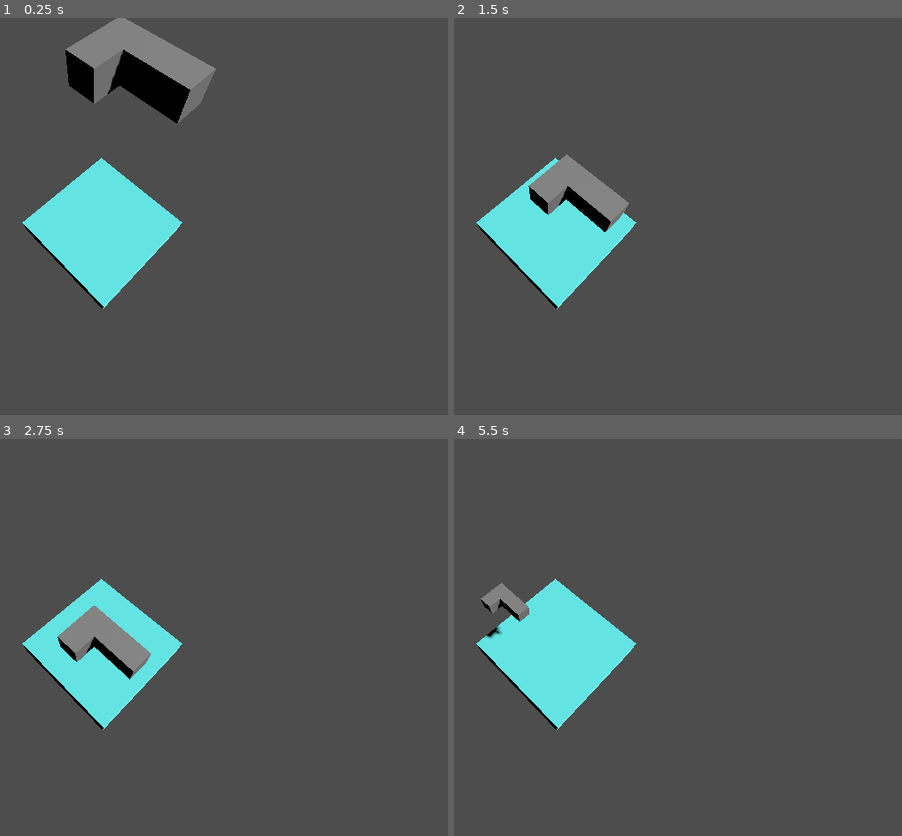
Above: before the commit, frames 1-4 (two rows, left to right).
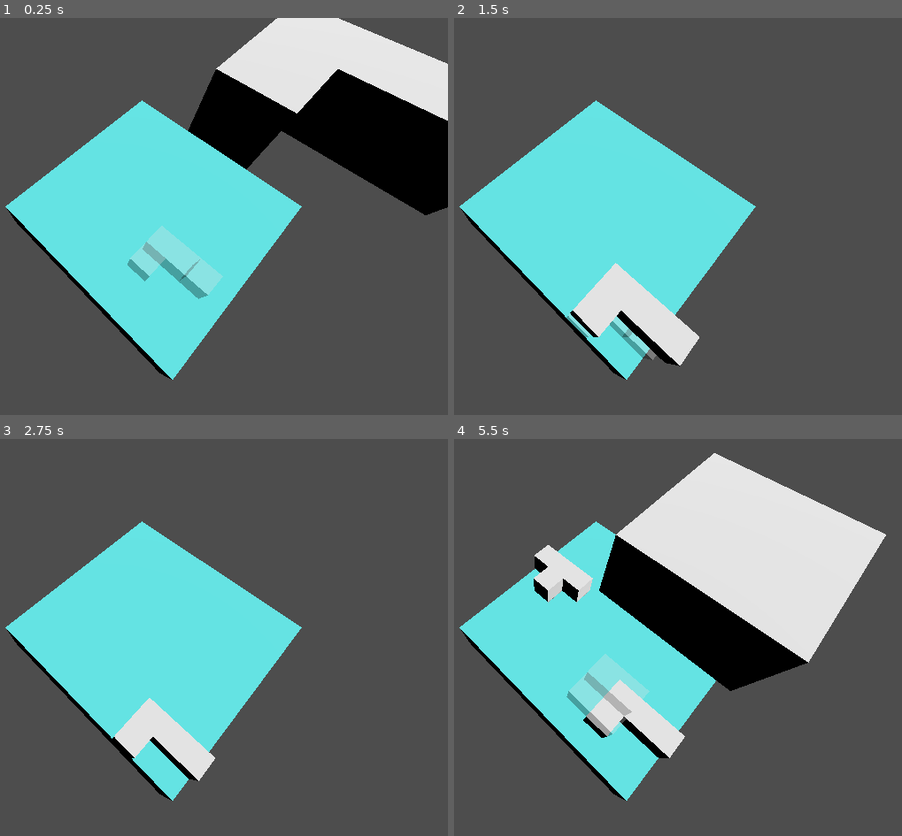
Above: after the commit, the same moments.

Repository: tuvshinerdene1/GameDevCourse2025
Game: Godot game, scene res://main.tscn
Two runs of this game, one before a commit and one after it. Both use one fixed random seed, a clock stepped at 60 frames per second and the inputs below.
Inputs:
- Up to frame 1 (0.25 s): no input
- Up to frame 2 (1.5 s): tap Enter at 0.5 s; hold Right (move_right) 0.53-1.28 s; hold Space (boost) 0.53-1.28 s; hold Down (move_down) from 1.28 s (still down); tap Space (boost) at 1.35 s
- Up to frame 3 (2.75 s): tap Space (boost) at 2 s; release Down (move_down) at 2.03 s; hold Right (move_right) from 2.03 s (still down); hold Space (boost) from 2.03 s (still down)
- Up to frame 4 (5.5 s): release Right (move_right) at 2.78 s; release Space (boost) at 2.78 s; hold Up (move_up) 2.78-3.53 s; tap Space (boost) at 2.85, 4.35 s; hold Space (boost) 3.53-4.28 s; hold Left (move_left) 3.53-5.03 s; hold Down (move_down) from 5.03 s (still down); hold Space (boost) from 5.03 s (still down)

The runs differ from the first frame. In frame 1, 41% of the frame differs, in the area x 1-100%, y 0-92%; in frame 2, 20%; in frame 3, 19%; in frame 4, 36%.

Commit message:
collision done, game feels smooth, implemented placeholder

Diff:
--- a/3d-tetris/blocks/block.tscn
+++ b/3d-tetris/blocks/block.tscn
@@ -16,22 +16,16 @@
 	#print(\"hit!!\")
 "
 
-[sub_resource type="BoxShape3D" id="BoxShape3D_i8jwd"]
+[sub_resource type="StandardMaterial3D" id="StandardMaterial3D_i8jwd"]
+transparency = 1
 
 [sub_resource type="BoxMesh" id="BoxMesh_wp24v"]
+material = SubResource("StandardMaterial3D_i8jwd")
 
 [node name="Node3D" type="Node3D"]
 transform = Transform3D(1, 0, 0, 0, 1, 0, 0, 0, 1, 0.5, 0.5, 0.5)
 script = SubResource("GDScript_i8jwd")
 
-[node name="Area3D" type="Area3D" parent="."]
-monitoring = false
-monitorable = false
-
-[node name="CollisionShape3D" type="CollisionShape3D" parent="Area3D"]
-shape = SubResource("BoxShape3D_i8jwd")
-
-[node name="MeshInstance3D" type="MeshInstance3D" parent="Area3D/CollisionShape3D"]
+[node name="MeshInstance3D" type="MeshInstance3D" parent="."]
 mesh = SubResource("BoxMesh_wp24v")
-
-[connection signal="body_entered" from="Area3D" to="." method="_on_area_3d_body_entered"]
+skeleton = NodePath("")
--- /dev/null
+++ b/3d-tetris/blocks/ghost_Cube.tscn
@@ -0,0 +1,12 @@
+[gd_scene load_steps=3 format=3 uid="uid://blxfje0indyoj"]
+
+[sub_resource type="BoxMesh" id="BoxMesh_ginlu"]
+
+[sub_resource type="StandardMaterial3D" id="StandardMaterial3D_88op6"]
+transparency = 1
+
+[node name="GhostCube" type="Node3D"]
+
+[node name="MeshInstance3D" type="MeshInstance3D" parent="."]
+mesh = SubResource("BoxMesh_ginlu")
+surface_material_override/0 = SubResource("StandardMaterial3D_88op6")
--- a/3d-tetris/main.gd
+++ b/3d-tetris/main.gd
@@ -10,8 +10,10 @@
 	preload("res://blocks/ZShape.tscn")
 	#preload("res://blocks/block.tscn")
 ]
+var shapesIndex = null
 var grid_management = null
 var instance = null
+var ghost_instance= null
 var spawnPoint
 var move_vector = Vector3(0,-1,0)
 var time_since_last_move: float = 0.0
@@ -33,8 +35,9 @@
 # Called every frame. 'delta' is the elapsed time since the previous frame.
 func _process(delta: float) -> void:
 	if(instance != null):
+		_move(delta)
 		_move_horizontally(delta)
-		_move(delta)
+		_update_ghost_position()
 
 func _initialize():
 	grid_management = GridManager.new(grid_width, grid_height, grid_depth, grid_size, instance, grid)
@@ -52,9 +55,11 @@
 func _spawn_block():
 	if instance != null:
 		_clear()
-	instance = shapes[randi()%shapes.size()].instantiate()
+	shapesIndex = randi()%shapes.size()
+	instance = shapes[shapesIndex].instantiate()
 	spawnPoint = get_node("spawnPoint")
 	add_child(instance)
+	_create_ghost()
 	_initialize()
 	grid_management.row_complete_handler(current_layer)
 	_game_over_handler()
@@ -68,7 +73,7 @@
 	for grid_pos in grid_positions:
 		if not grid.has(grid_pos):
 			grid.append(grid_pos)
-	print("Grid after stop: ", grid)
+	#print("Grid after stop: ", grid)
 	_spawn_block()
 	grid_management.row_complete_handler(current_layer)
 
@@ -110,3 +115,35 @@
 func _clear():
 	if instance != null:
 		instance = null
+func _create_ghost():
+	if ghost_instance != null:
+		ghost_instance.queue_free()
+
+	ghost_instance = shapes[shapesIndex].instantiate()
+	add_child(ghost_instance)
+
+	# Recursively apply transparent material to all MeshInstance3D nodes
+	_apply_transparent_material(ghost_instance)
+
+func _apply_transparent_material(node: Node) -> void:
+	if node is MeshInstance3D:
+		var mat = node.get_active_material(0)
+		var new_mat
+		if mat and mat is StandardMaterial3D:
+			new_mat = mat.duplicate()
+		else:
+			new_mat = StandardMaterial3D.new()
+		new_mat.albedo_color = Color(1, 1, 1, 0.3)
+		new_mat.transparency = BaseMaterial3D.TRANSPARENCY_ALPHA
+		node.set_surface_override_material(0, new_mat)
+
+	# Recurse through all children
+	for child in node.get_children():
+		_apply_transparent_material(child)
+func _update_ghost_position():
+	if instance == null or ghost_instance == null:
+		return
+	var ghost_pos = instance.global_position
+	while grid_management.can_move_to(ghost_pos + Vector3(0,-1,0)*grid_size):
+		ghost_pos += Vector3(0,-1,0)*grid_size
+	ghost_instance.global_position = ghost_pos
--- a/3d-tetris/main.tscn
+++ b/3d-tetris/main.tscn
@@ -14,6 +14,8 @@
 
 [node name="Main" type="Node"]
 script = ExtResource("1_ig7tw")
+speed = 1.6
+move_interval_hor = 0.15
 boost_multiplier = 4.0
 
 [node name="ground" type="StaticBody3D" parent="."]
@@ -30,7 +32,7 @@
 shadow_enabled = true
 
 [node name="Camera3D" type="Camera3D" parent="."]
-transform = Transform3D(0.707107, -0.640857, 0.298836, -5.32907e-15, 0.422618, 0.906308, -0.707107, -0.640856, 0.298836, 10, 20, 11)
+transform = Transform3D(0.707107, -0.640857, 0.298836, -5.32907e-15, 0.422618, 0.906308, -0.707107, -0.640856, 0.298836, 6, 10, 10)
 
 [node name="spawnPoint" type="Node3D" parent="."]
-transform = Transform3D(1, 0, 0, 0, 1, 0, 0, 0, 1, 5, 15, 5)
+transform = Transform3D(1, 0, 0, 0, 1, 0, 0, 0, 1, 5, 7, 5)
--- a/3d-tetris/scripts/grid_managements.gd
+++ b/3d-tetris/scripts/grid_managements.gd
@@ -6,6 +6,7 @@
 var grid_depth
 var grid_size
 var instance = null
+
 
 func _init(grid_width, grid_height, grid_depth, grid_size, instance, grid):
 	self.grid_width = grid_width
